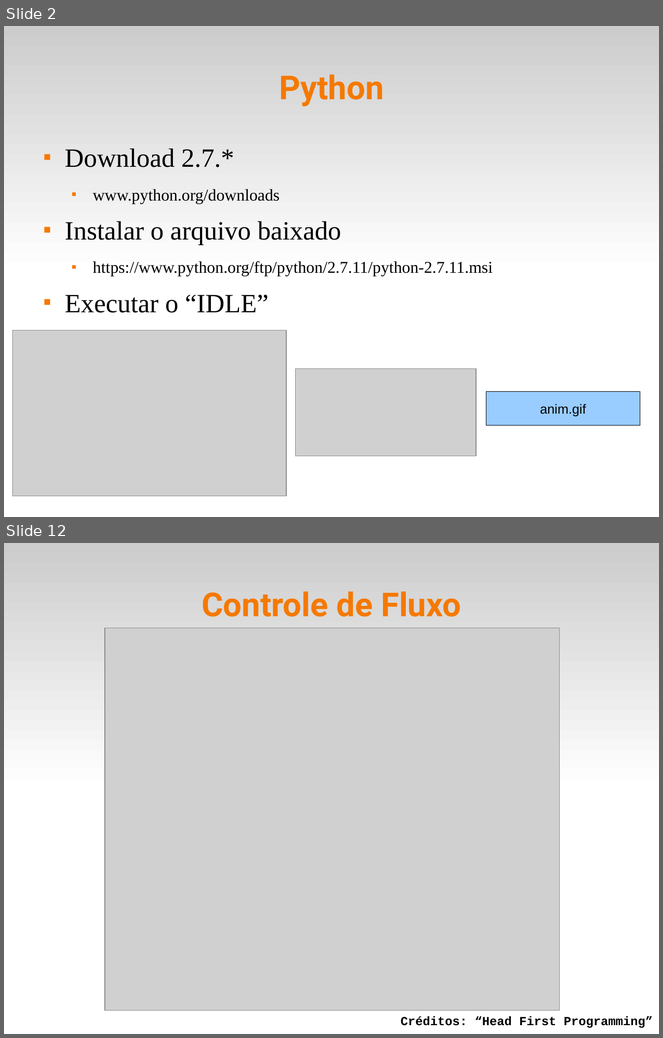
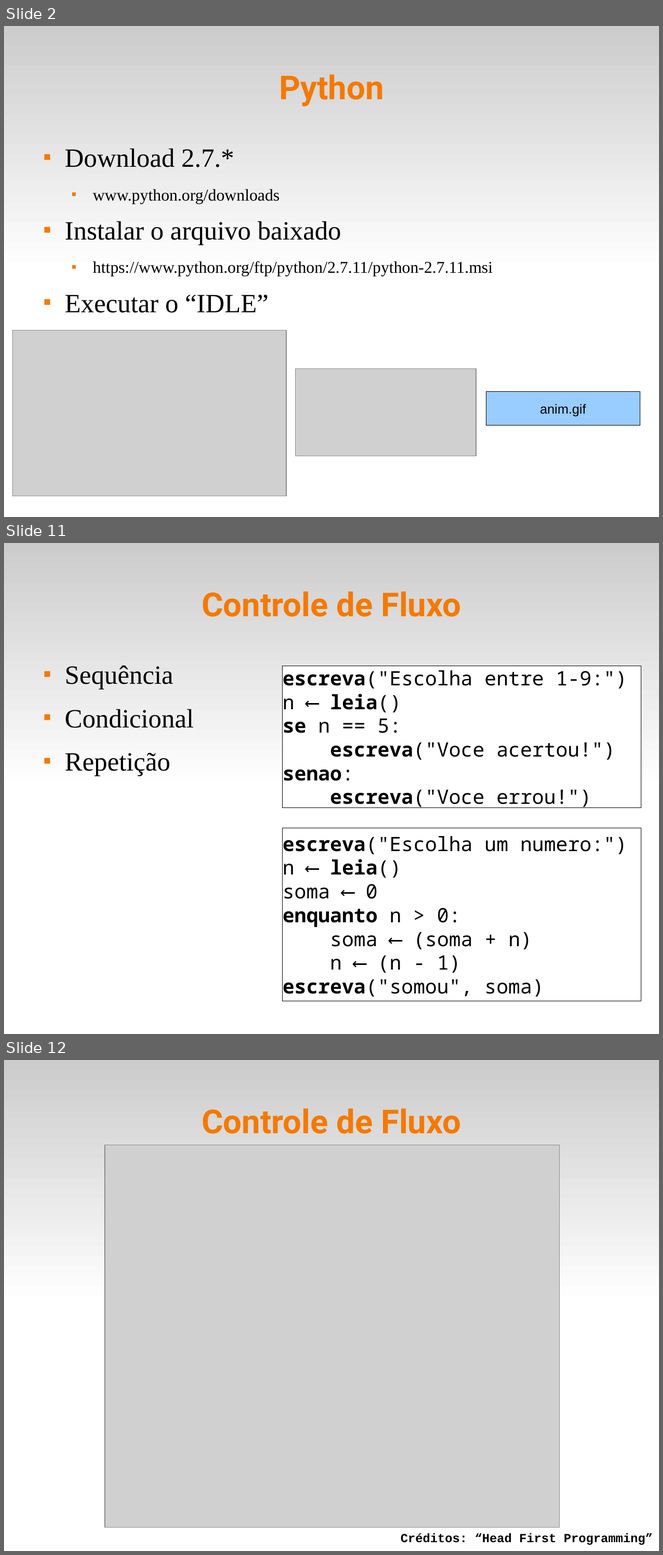
Before and after one commit to fsantanna-uerj/IPD, a slide deck: slides/ipd-03.odp. Shown one above the other, each under a label of ours: slides 2 and 12 before the commit, slides 2, 11 and 12 after it; the slides between them are not shown. The pictures are 663x1038 and 663x1555 pixels, drawn with LibreOffice and Linux fonts; fonts in the diff are those of the drawing; grey boxes stand for pictures. Boxes give left, top, right and bottom in pixels: in the first picture for what was removed or moved away, otherwise in the second. Text is boxed around its words. In the diff, an @@ line names an element or a change of style, - is before the commit and + after.

```diff
--- a/slides/ipd-03.odp
+++ b/slides/ipd-03.odp
@@ slide 11 added at [4,543,659,1034], background #FFFFFF; not listed: 1 template element that a slide beside it also shows @@
@@ title added at [202,591,461,617], 40 pt, text #F57900, bold @@
+Controle de Fluxo
@@ text added at [65,665,194,776], 32 pt, text #000000 @@
+■ Sequência
+■ Condicional
+■ Repetição
@@ rectangle added at [283,666,642,808], fill #FFFFFF, outline #000000 0 pt, 24 pt, text #000000 @@
+escreva("Escolha entre 1-9:")
+n ⟵ leia()
+se n == 5:
+escreva("Voce acertou!")
+senao:
+escreva("Voce errou!")
@@ rectangle added at [283,828,642,1002], fill #FFFFFF, outline #000000 0 pt, 24 pt, text #000000 @@
+escreva("Escolha um numero:")
+n ⟵ leia()
+soma ⟵ 0
+enquanto n > 0:
+soma ⟵ (soma + n)
+n ⟵ (n - 1)
+escreva("somou", soma)
```
Also in this commit, not shown: 10 slides changed, 2 other slides added, 3 slides removed, 4 other files.
